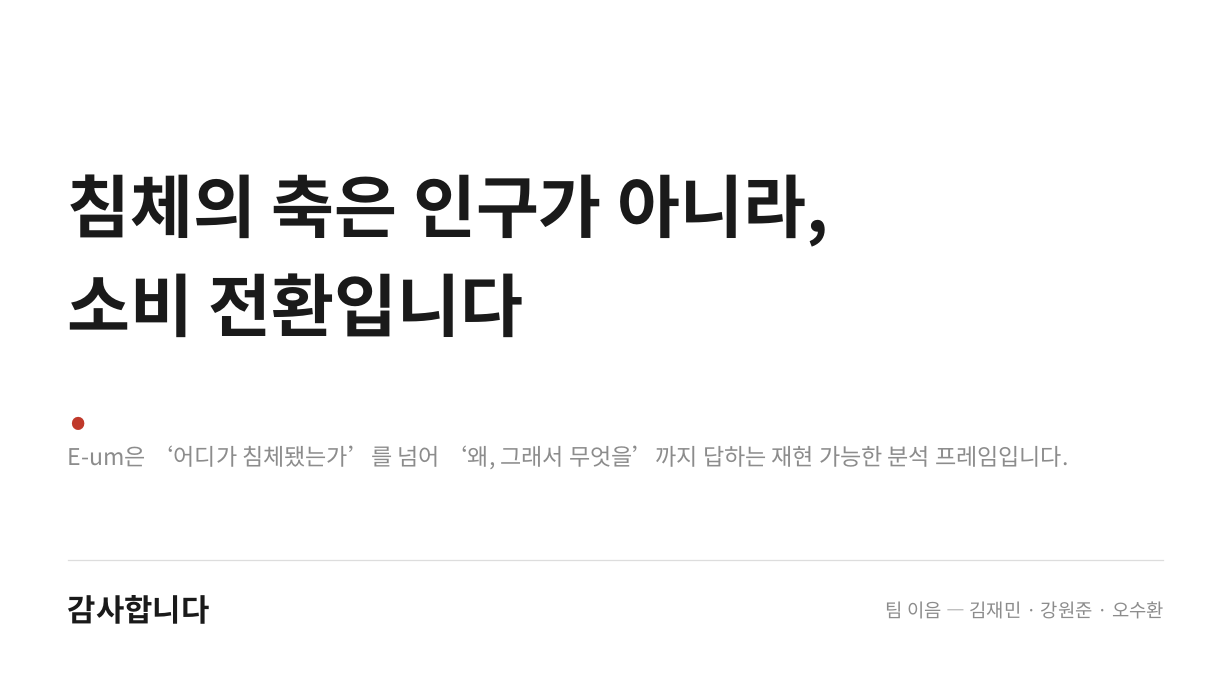
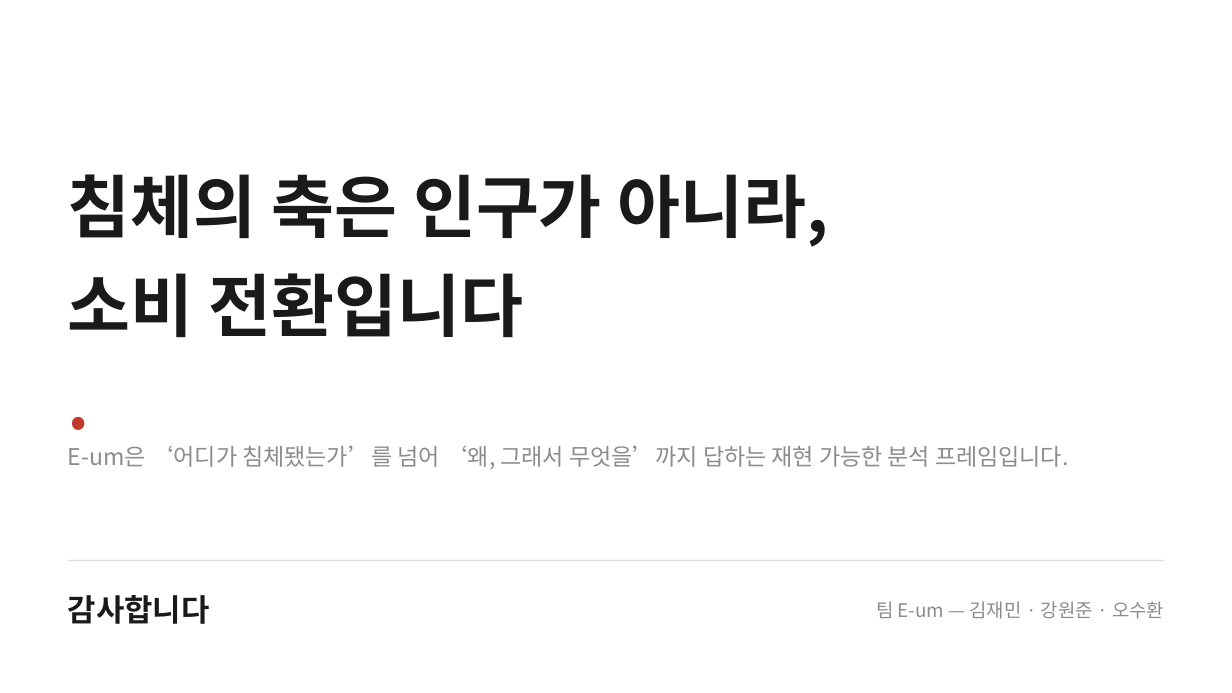
Before and after one commit to OHSUHWAN-418/BigData-Project, a slide deck: slide 22 of eum_package/이음_발표자료_v2.pptx. Drawn at 1232x693 pixels with LibreOffice and Linux fonts; fonts in the diff are those of the drawing. Boxes give left, top, right and bottom in pixels: in the first picture for what was removed or moved away, otherwise in the second. Text is boxed around its words. In the diff, an @@ line names an element or a change of style, - is before the commit and + after.

```diff
--- a/eum_package/이음_발표자료_v2.pptx
+++ b/eum_package/이음_발표자료_v2.pptx
@@ text at <box>876,601,1164,619</box>: text changed @@
-팀 이음 — 김재민 · 강원준 · 오수환
+팀 E-um — 김재민 · 강원준 · 오수환
```
Also in this commit, not shown: 1 other slide changed, 9 other files.
